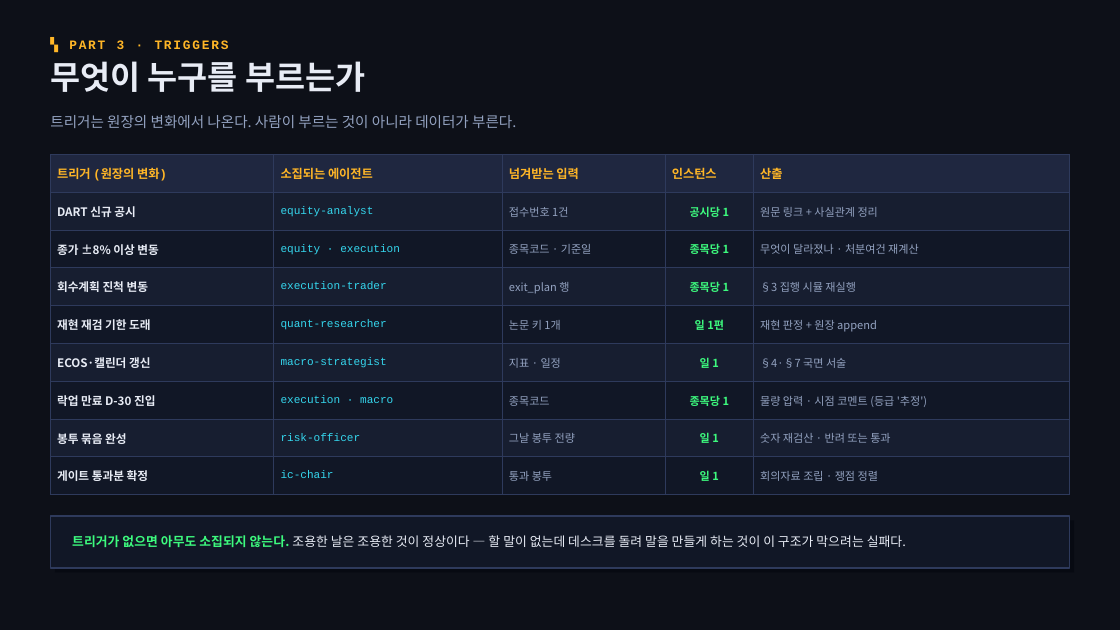
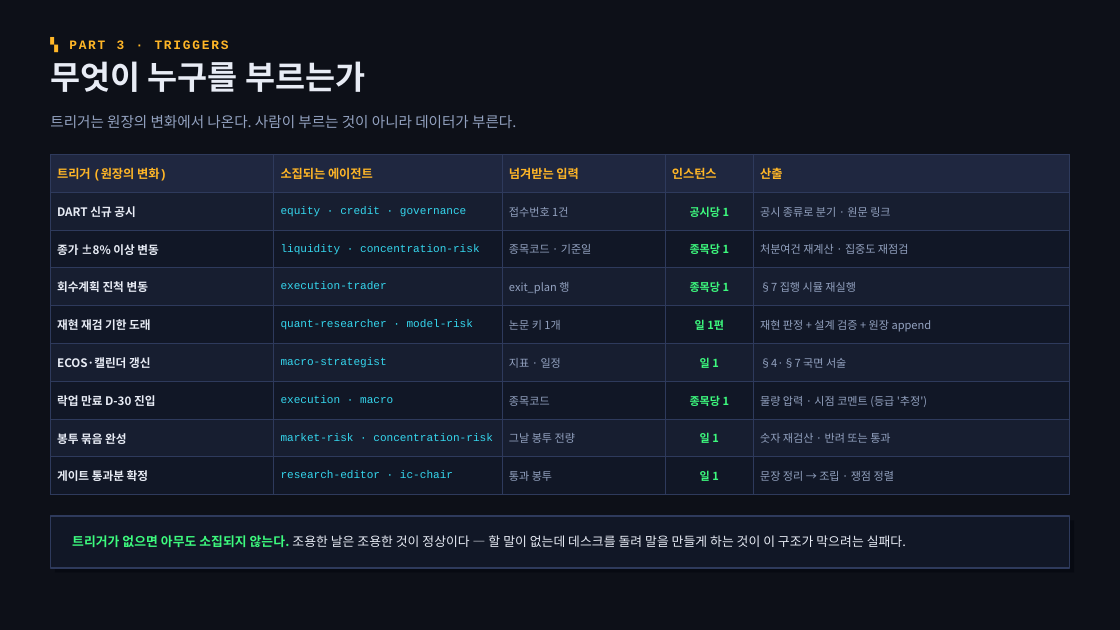
Before and after one commit to InnbumBaek/Stock_Agent, a slide deck: slide 22 of docs/agentization/Stock_Agent_에이전트화_계획안.pptx (slide 17 before the commit). Drawn at 1120x630 pixels with LibreOffice and Linux fonts; fonts in the diff are those of the drawing. Boxes give left, top, right and bottom in pixels: in the first picture for what was removed or moved away, otherwise in the second. Text is boxed around its words. In the diff, an @@ line names an element or a change of style, - is before the commit and + after.

```diff
--- a/docs/agentization/Stock_Agent_에이전트화_계획안.pptx
+++ b/docs/agentization/Stock_Agent_에이전트화_계획안.pptx
@@ table at bbox=[50, 155, 1070, 485] @@
-row 2, column 2: equity-analyst
+row 2, column 2: equity · credit · governance
-row 2, column 5: 원문 링크 + 사실관계 정리
+row 2, column 5: 공시 종류로 분기 · 원문 링크
-row 3, column 2: equity · execution
+row 3, column 2: liquidity · concentration-risk
-row 3, column 5: 무엇이 달라졌나 · 처분여건 재계산
+row 3, column 5: 처분여건 재계산 · 집중도 재점검
-row 4, column 5: §3 집행 시뮬 재실행
+row 4, column 5: §7 집행 시뮬 재실행
-row 5, column 2: quant-researcher
+row 5, column 2: quant-researcher · model-risk
-row 5, column 5: 재현 판정 + 원장 append
+row 5, column 5: 재현 판정 + 설계 검증 + 원장 append
-row 8, column 2: risk-officer
+row 8, column 2: market-risk · concentration-risk
-row 9, column 2: ic-chair
+row 9, column 2: research-editor · ic-chair
-row 9, column 5: 회의자료 조립 · 쟁점 정렬
+row 9, column 5: 문장 정리 → 조립 · 쟁점 정렬
```
Also in this commit, not shown: 10 other slides changed, 5 slides added, 30 other files.
